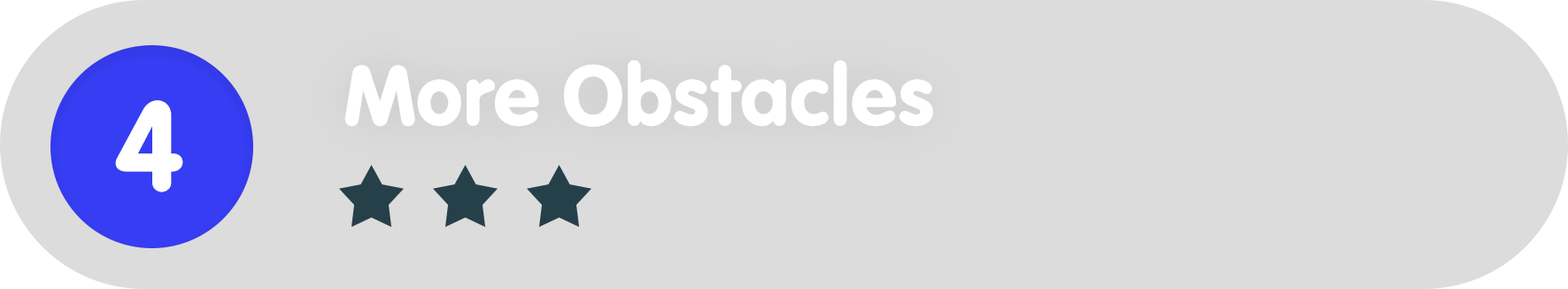
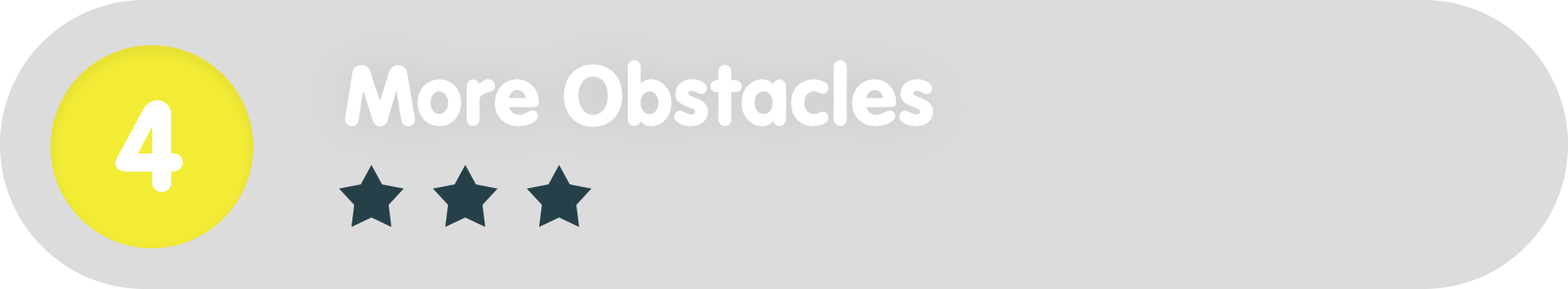
Layered file, before and after one edit (1568x289). Changes by layer:
painted on "Ellipse_green" over [50, 45, 254, 248]
